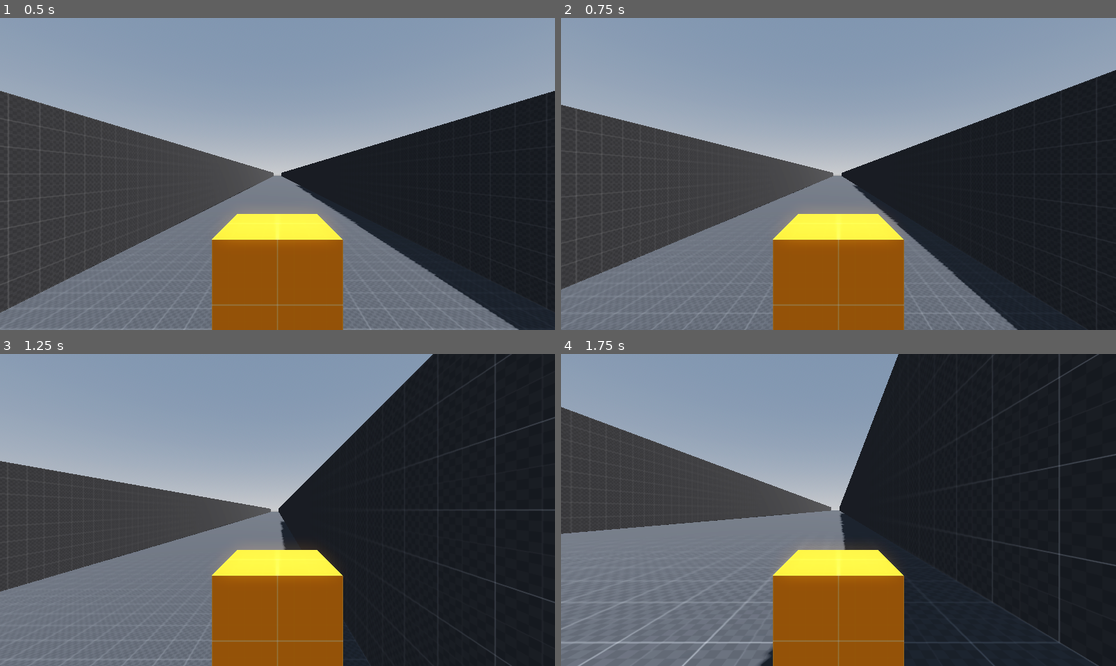
Above: before the commit, frames 1-4 (two rows, left to right).
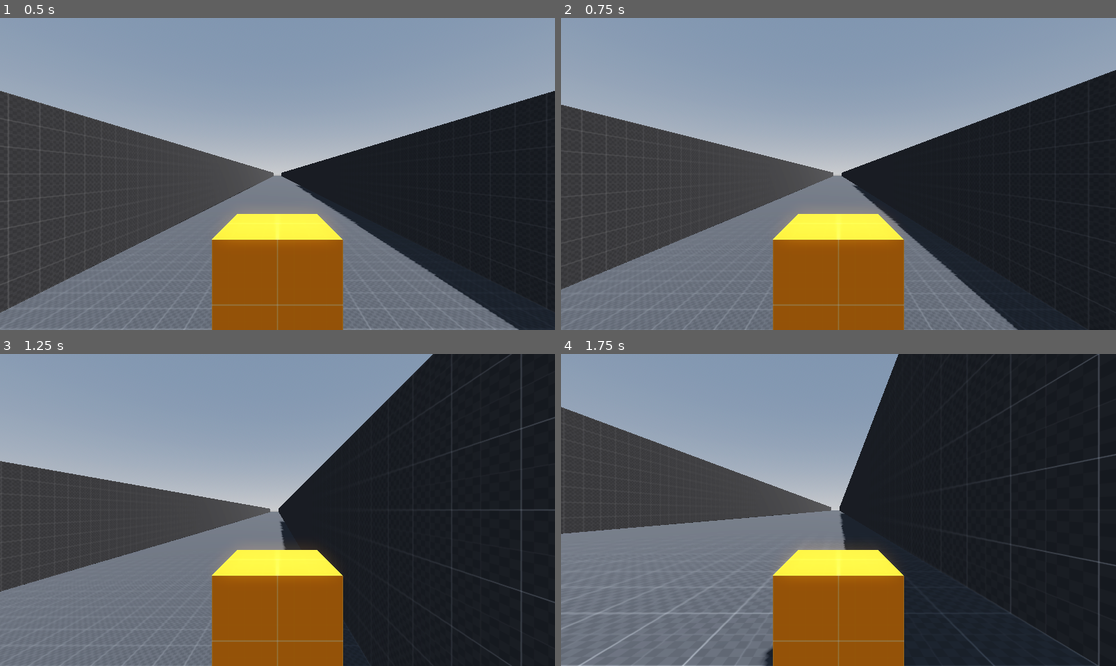
Above: after the commit, the same moments.

Repository: DrOtter3000/vfursquadron
Game: Godot game, scene res://levels/sandbox.tscn
The game is run twice, just before and just after one commit, with the same random seed, the same clock (stepped at 60 frames per second) and the same inputs.
Inputs:
- Up to frame 1 (0.5 s): no input
- Up to frame 2 (0.75 s): hold D (right) from 0.53 s (still down); hold Space (boost, bound only after the commit) from 0.53 s (still down)
- Up to frame 3 (1.25 s): keep holding D (right); keep holding Space (boost, bound only after the commit)
- Up to frame 4 (1.75 s): release D (right) at 1.28 s; release Space (boost, bound only after the commit) at 1.28 s; hold S (down) from 1.28 s (still down); tap Space (boost, bound only after the commit) at 1.35 s

Frame 1 is identical in both runs. In frame 2, 0.1% of the frame differs, in the area x 0-100%, y 17-100%; in frame 3, 0.5%; in frame 4, 1.1%, in the area x 0-97%, y 0-100%.

Commit message:
add boost function

Diff:
--- a/player/model.gd
+++ b/player/model.gd
@@ -3,7 +3,6 @@
 var max_pos_x: float
 var max_pos_y: float
 var speed: float
-
 
 func _process(delta: float) -> void:
 	control_model(delta)
--- a/player/player.gd
+++ b/player/player.gd
@@ -4,12 +4,20 @@
 
 @export var max_hitpoints := 5
 @export var speed := 10.0
+@export var boost_multiplier := 10.0
 @export var max_pos_x := 10.0
 @export var max_pos_y := 10.0
 
 var hitpoints: int = max_hitpoints
 
+@onready var main_animation: AnimationPlayer = $"../MainAnimation"
 @onready var model: Node3D = $Model
+
+func _process(delta: float) -> void:
+	if Input.is_action_pressed("boost"):
+		main_animation.speed_scale = boost_multiplier
+	else:
+		main_animation.speed_scale = 1
 
 func _ready() -> void:
 	model.max_pos_x = max_pos_x
@@ -19,7 +27,3 @@
 func take_damage(amount: int):
 	hitpoints -= amount
 	print(hitpoints)
-
-func _on_collision_area_body_entered(body: Node3D) -> void:
-	# TODO: add individual damage
-	take_damage(1)
--- a/project.godot
+++ b/project.godot
@@ -37,6 +37,11 @@
 "events": [Object(InputEventKey,"resource_local_to_scene":false,"resource_name":"","device":-1,"window_id":0,"alt_press …(192 unchanged characters)…
 ]
 }
+boost={
+"deadzone": 0.2,
+"events": [Object(InputEventKey,"resource_local_to_scene":false,"resource_name":"","device":-1,"window_id":0,"alt_pressed":false,"shift_pressed":false,"ctrl_pressed":false,"meta_pressed":false,"pressed":false,"keycode":0,"physical_keycode":32,"key_label":0,"unicode":32,"location":0,"echo":false,"script":null)
+]
+}
 
 [layer_names]
 
